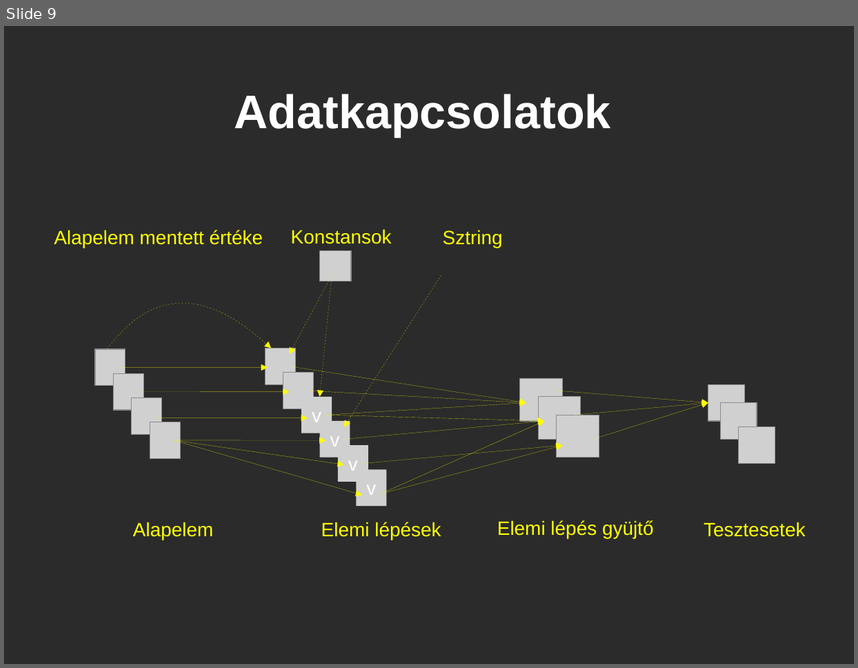
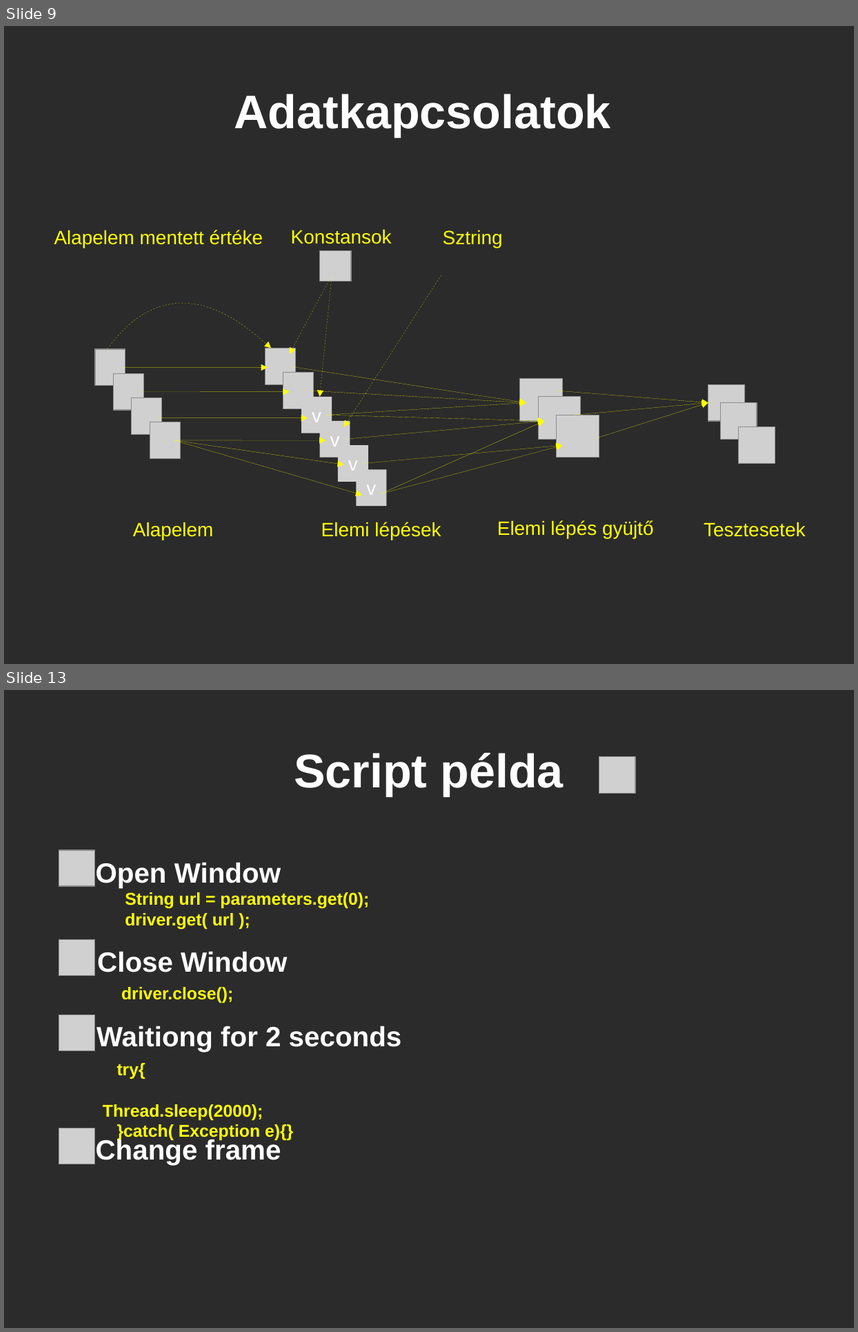
Before and after one commit to dallaszkorben/akoel-java-grawet, a slide deck: Grawit.odp. Shown one above the other, each under a label of ours: slide 9 before the commit, slides 9 and 13 after it; the slides between them are not shown. The pictures are 858x668 and 858x1332 pixels, drawn with LibreOffice and Linux fonts; fonts in the diff are those of the drawing; grey boxes stand for pictures; background and template pictures are left out; a plain dark background stands for a picture behind light text. Boxes give left, top, right and bottom in pixels: in the first picture for what was removed or moved away, otherwise in the second. Text is boxed around its words. In the diff, an @@ line names an element or a change of style, - is before the commit and + after.

```diff
--- a/Grawit.odp
+++ b/Grawit.odp
@@ slide 13 added at bbox=[4, 690, 854, 1328], background picture (left out) @@
@@ title added at bbox=[294, 753, 564, 796], 44 pt, text #FFFFFF, bold @@
+Script példa
@@ picture added at bbox=[599, 757, 636, 793] @@
@@ picture added at bbox=[59, 851, 95, 887] @@
@@ text added at bbox=[96, 862, 281, 888], 26 pt, text #FFFFFF, bold @@
+Open Window
@@ text added at bbox=[125, 892, 369, 929], 16 pt, text #FFFF00, bold @@
+String url = parameters.get(0);
+driver.get( url );
@@ picture added at bbox=[59, 939, 95, 976] @@
@@ text added at bbox=[97, 951, 287, 972], 26 pt, text #FFFFFF, bold @@
+Close Window
@@ text added at bbox=[121, 987, 233, 1003], 16 pt, text #FFFF00, bold @@
+driver.close();
@@ picture added at bbox=[59, 1015, 95, 1051] @@
@@ text added at bbox=[96, 1025, 402, 1052], 26 pt, text #FFFFFF, bold @@
+Waitiong for 2 seconds
@@ text added at bbox=[103, 1063, 293, 1141], 16 pt, text #FFFF00, bold @@
+try{
+Thread.sleep(2000);
+}catch( Exception e){}
@@ picture added at bbox=[59, 1128, 95, 1165] @@
@@ text added at bbox=[96, 1137, 281, 1165], 26 pt, text #FFFFFF, bold @@
+Change frame
```
Also in this commit, not shown: 1 slide changed, 3 other slides added, 1 slide removed.
